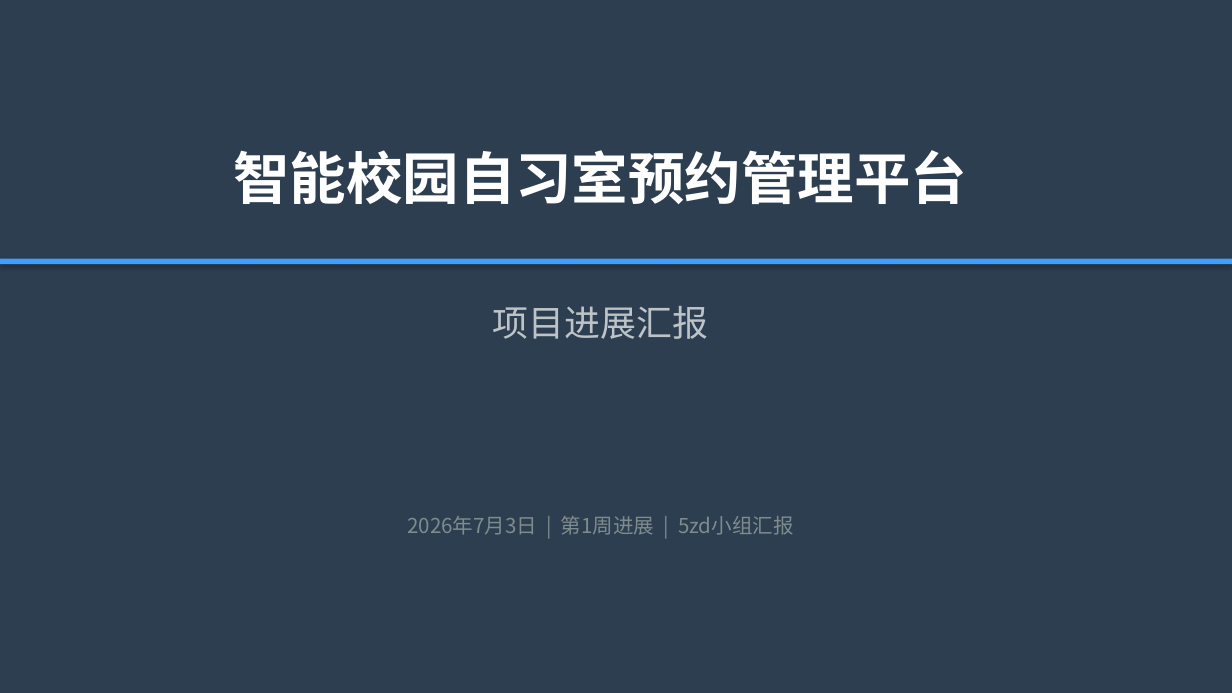
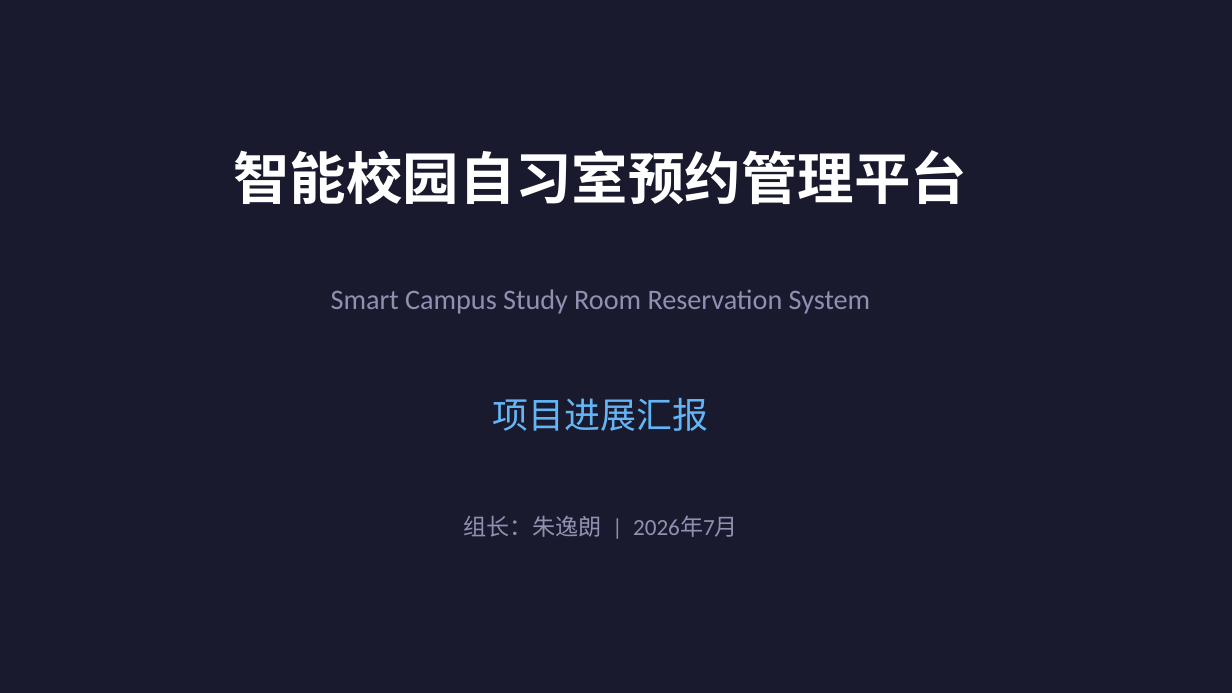
Before and after one commit to zhuyilang/SmartStudyRoom, a slide deck: slide 1 of 项目进展汇报.pptx. Drawn at 1232x693 pixels with LibreOffice and Linux fonts; fonts in the diff are those of the drawing. Boxes give left, top, right and bottom in pixels: in the first picture for what was removed or moved away, otherwise in the second. Text is boxed around its words. In the diff, an @@ line names an element or a change of style, - is before the commit and + after.

```diff
--- a/项目进展汇报.pptx
+++ b/项目进展汇报.pptx
@@ background #2C3E50 to #1A1A2E @@
@@ text "智能校园自习室预约管理平台" at (233, 150, 967, 204): font Noto Sans CJK SC to Calibri @@
@@ rectangle removed at (0, 259, 1232, 264) @@
@@ text added at (331, 289, 870, 314), 22 pt, text #9090B0 @@
+Smart Campus Study Room Reservation System
@@ text "项目进展汇报": place and size @@
-text "项目进展汇报" at (493, 306, 708, 339)
+text "项目进展汇报" at (493, 398, 708, 431)
@@ text "项目进展汇报" at (493, 398, 708, 431): font Noto Sans CJK SC to Calibri, text colour #BDC3C7 to #64B5F6 @@
@@ text at (463, 515, 738, 537): text changed; size 16 to 18 pt; font Noto Sans CJK SC to Calibri; text colour #7F8C8D to #9090B0 @@
-2026年7月3日 | 第1周进展 | 5zd小组汇报
+组长：朱逸朗 | 2026年7月
```
Also in this commit, not shown: 2 other slides changed, 4 slides added, 5 slides removed, 11 other files.
